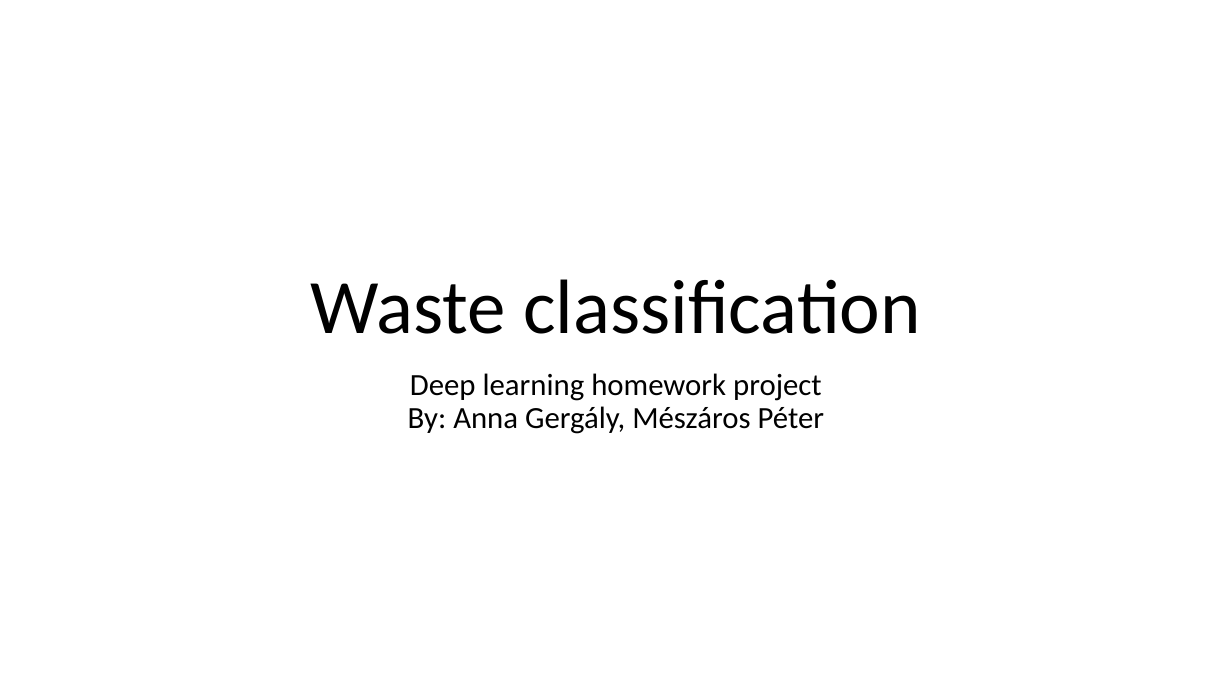
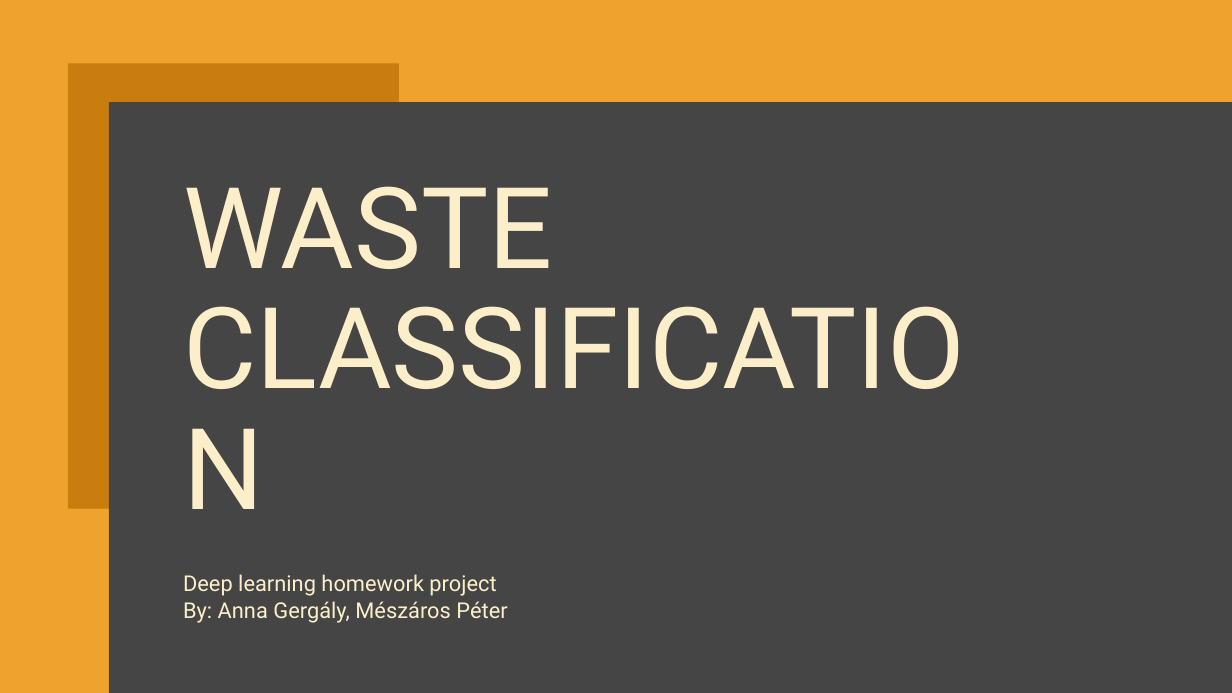
Before and after one commit to meszarosp/dl2022hw, a slide deck: slide 1 of Waste classification.pptx. Drawn at 1232x693 pixels with LibreOffice and Linux fonts; fonts in the diff are those of the drawing. Boxes give left, top, right and bottom in pixels: in the first picture for what was removed or moved away, otherwise in the second. Text is boxed around its words. In the diff, an @@ line names an element or a change of style, - is before the commit and + after.

Commit message:
presentation updated

```diff
--- a/Waste classification.pptx
+++ b/Waste classification.pptx
@@ background #FFFFFF to #454545 @@
@@ rectangle added at (0,0,1232,693), fill #F0A22E @@
@@ freeform shape added at (67,64,398,509), fill #C87D0E @@
@@ rectangle added at (109,102,1232,693), fill #454545 @@
@@ title "WASTE CLASSIFICATION" at (183,186,553,269): vertical alignment bottom to top @@
@@ title at (183,186,553,269): text changed; size 60 to 88 pt; font Calibri to Roboto; text colour #000000 to #FBEEC9 @@
-Waste classification
+WASTE CLASSIFICATION
@@ subtitle "Deep learning homework project By: ...": place and size @@
-subtitle "Deep learning homework project By: ..." at (408,373,824,434)
+subtitle "Deep learning homework project By: ..." at (183,574,507,623)
@@ subtitle "Deep learning homework project By: ..." at (183,574,507,623): size 24 to 17 pt, font Calibri to Roboto, text colour #000000 to #FBEEC9; alignment centre to left; line spacing 0.9 to 1.02; less space between paragraphs @@
```
Also in this commit, not shown: 5 other slides changed.
